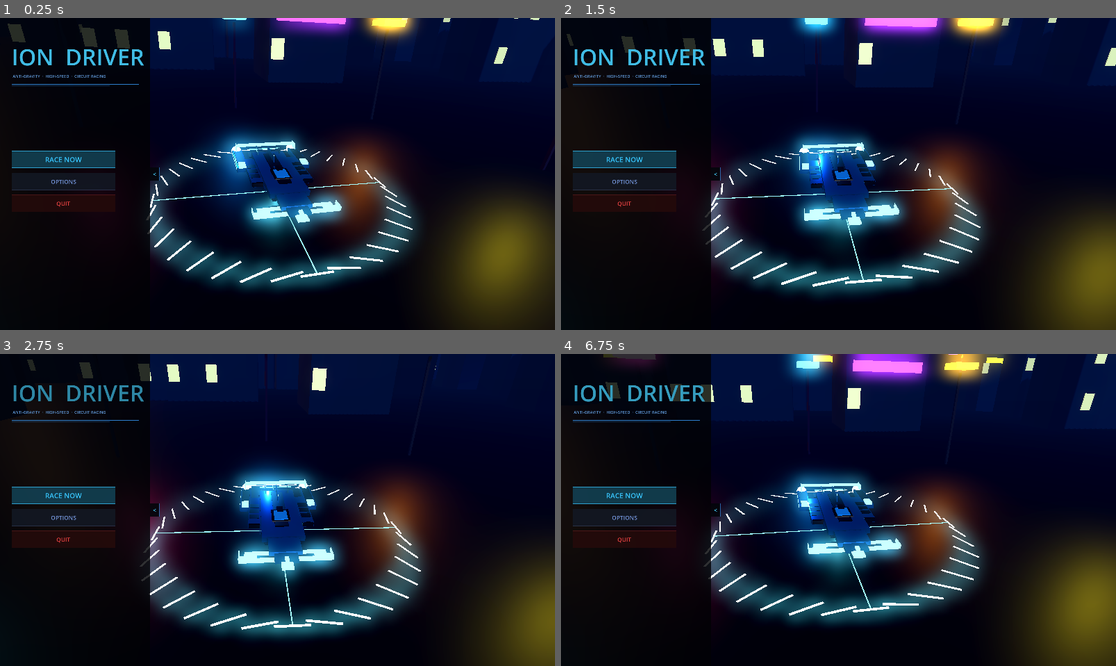
Above: before the commit, frames 1-4 (two rows, left to right).
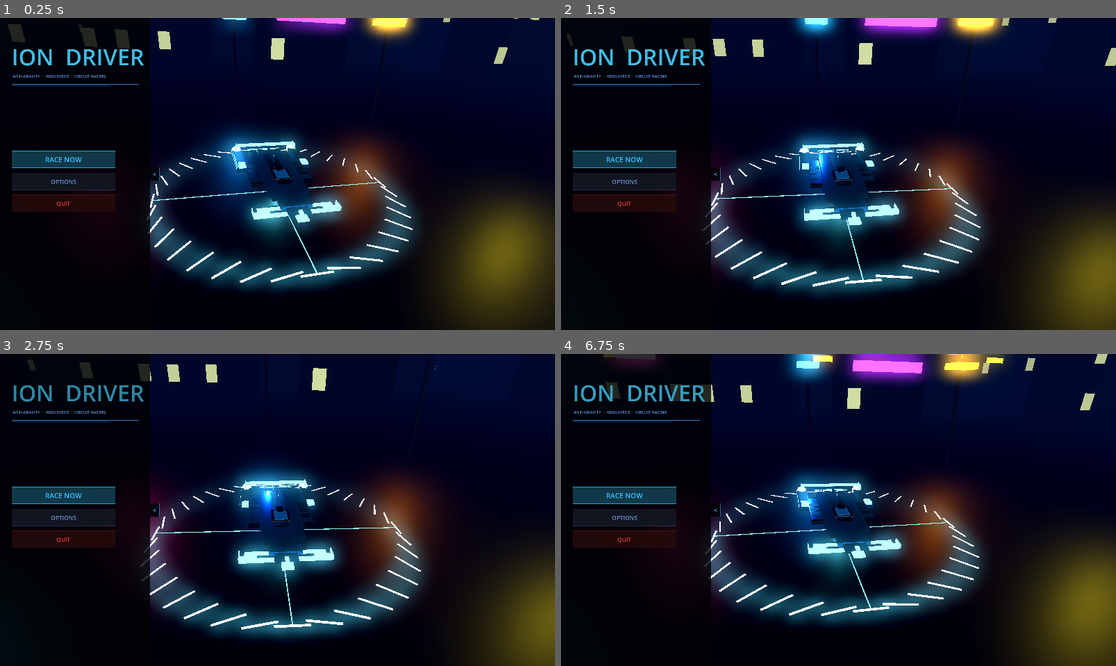
Above: after the commit, the same moments.

Repository: NPManagement/Ion-Driver
Game: Godot game, scene res://scenes/main_menu.tscn
The game is run twice, just before and just after one commit, with the same random seed, the same clock (stepped at 60 frames per second) and the same inputs. Sound files missing from this copy of the repository are replaced by a short silence.
Inputs (mouse positions are in pixels of both pictures, inside the frame that each line leads up to):
- Up to frame 1 (0.25 s): no input
- Up to frame 2 (1.5 s): click "RACE NOW" at 0.5 s; tap Enter at 1.25 s; move the mouse to (960, 158) at 1.27 s; hold E (dash_right) from 1.28 s (still down); hold Space (boost) from 1.28 s (still down)
- Up to frame 3 (2.75 s): move the mouse to (166, 525) at 2.02 s; release E (dash_right) at 2.03 s; release Space (boost) at 2.03 s; hold S (brake) from 2.03 s (still down); tap Shift (under_boost) at 2.1 s
- Up to frame 4 (6.75 s): move the mouse to (894, 441) at 2.77 s; release S (brake) at 2.78 s; hold E (dash_right) 2.78-3.53 s; tap T at 2.85, 5.1 s; move the mouse to (810, 572) at 3.52 s; hold W (accelerate) 3.53-4.28 s; tap Space (boost) at 3.6 s; move the mouse to (1005, 556) at 4.27 s; hold Shift (under_boost) 4.28-5.03 s; hold Q (dash_left) 4.28-5.78 s; move the mouse to (672, 463) at 5.02 s; move the mouse to (866, 510) at 5.77 s; hold S (brake) 5.78-6.53 s; hold Space (boost) 5.78-6.53 s; move the mouse to (755, 432) at 6.52 s; hold E (dash_right) from 6.53 s (still down); tap Shift (under_boost) at 6.6 s

The runs differ from the first frame. In frame 1, 2.3% of the frame differs, in the area x 28-98%, y 0-67%; in frame 2, 2.5%; in frame 3, 2.3%; in frame 4, 2.7%, in the area x 27-99%, y 0-67%.

Commit message:
Remove sun, add only very faint moonlight on both maps

Diff:
--- a/scripts/race/race_scene.gd
+++ b/scripts/race/race_scene.gd
@@ -67,22 +67,13 @@
 	add_child(env_node)
 
 func _build_lighting() -> void:
-	# Dim moonlight — just enough to see silhouettes, neons provide real lighting
-	var sun := DirectionalLight3D.new()
-	sun.light_color             = Color(0.3, 0.35, 0.6)
-	sun.light_energy            = 0.12
-	sun.shadow_enabled          = true
-	sun.directional_shadow_mode = DirectionalLight3D.SHADOW_PARALLEL_4_SPLITS
-	sun.rotation_degrees        = Vector3(-48.0, 28.0, 0.0)
-	add_child(sun)
-
-	# Very faint fill — just barely separates ships from darkness
-	var fill := DirectionalLight3D.new()
-	fill.light_color    = Color(0.4, 0.3, 0.2)
-	fill.light_energy   = 0.05
-	fill.shadow_enabled = false
-	fill.rotation_degrees = Vector3(-22.0, -145.0, 0.0)
-	add_child(fill)
+	# Very faint moonlight — barely visible, neons provide all real lighting
+	var moon := DirectionalLight3D.new()
+	moon.light_color             = Color(0.15, 0.18, 0.35)
+	moon.light_energy            = 0.03
+	moon.shadow_enabled          = false
+	moon.rotation_degrees        = Vector3(-60.0, 45.0, 0.0)
+	add_child(moon)
 
 	race_mgr.countdown_tick.connect(hud.show_countdown)
 	race_mgr.lap_completed.connect(_on_lap_completed)
--- a/scripts/ui/menu_background.gd
+++ b/scripts/ui/menu_background.gd
@@ -59,19 +59,13 @@
 	add_child(env_node)
 
 func _build_lighting() -> void:
-	var sun := DirectionalLight3D.new()
-	sun.light_color      = Color(0.62, 0.74, 1.0)
-	sun.light_energy     = 0.8
-	sun.shadow_enabled   = true
-	sun.rotation_degrees = Vector3(-48.0, 28.0, 0.0)
-	add_child(sun)
-
-	var fill := DirectionalLight3D.new()
-	fill.light_color      = Color(0.85, 0.55, 0.28)
-	fill.light_energy     = 0.15
-	fill.shadow_enabled   = false
-	fill.rotation_degrees = Vector3(-22.0, -145.0, 0.0)
-	add_child(fill)
+	# Very faint moonlight — barely visible, neons provide all real lighting
+	var moon := DirectionalLight3D.new()
+	moon.light_color      = Color(0.15, 0.18, 0.35)
+	moon.light_energy     = 0.03
+	moon.shadow_enabled   = false
+	moon.rotation_degrees = Vector3(-60.0, 45.0, 0.0)
+	add_child(moon)
 
 # ─── Ground platform ─────────────────────────────────────────────────────────
 func _build_ground() -> void:
